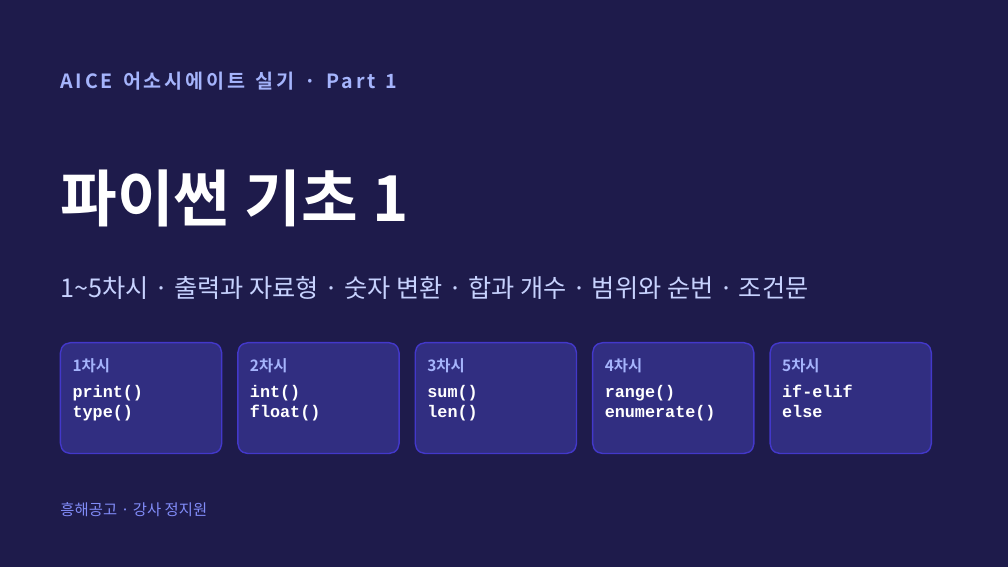
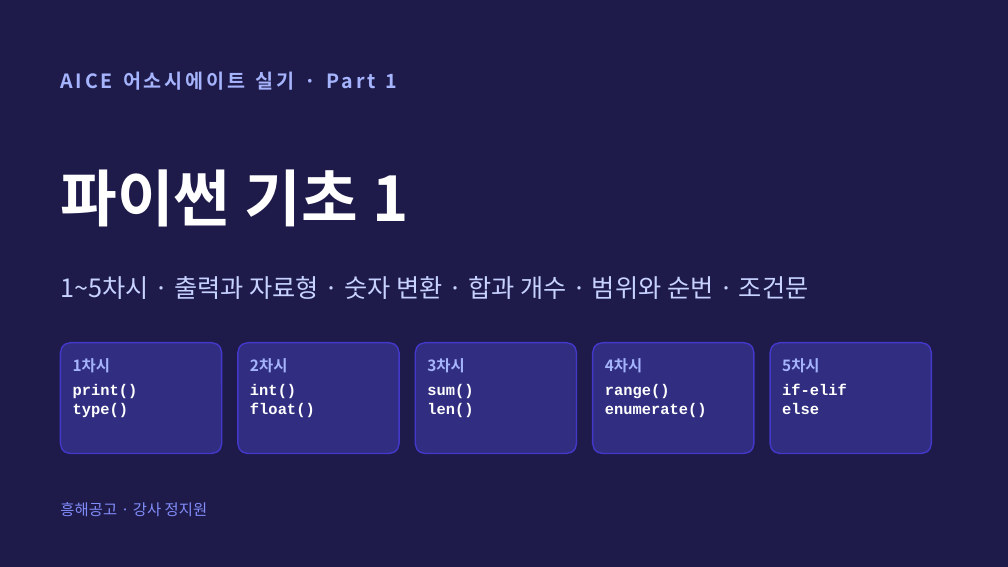
Before and after one commit to ChungChiweon/aice-quest, a slide deck: slide 1 of 강의자료/파이썬기초1_1-5차시.pptx. Drawn at 1008x567 pixels with LibreOffice and Linux fonts; fonts in the diff are those of the drawing. Boxes give left, top, right and bottom in pixels: in the first picture for what was removed or moved away, otherwise in the second. Text is boxed around its words. In the diff, an @@ line names an element or a change of style, - is before the commit and + after.

```diff
--- a/강의자료/파이썬기초1_1-5차시.pptx
+++ b/강의자료/파이썬기초1_1-5차시.pptx
@@ size 12 to 11 pt; line spacing 1 to 1.05 in 5 elements at (782,383,847,414), (73,384,138,417), (250,384,315,417), (427,384,473,417), (605,384,707,417) @@
```
Also in this commit, not shown: 7 other files.
